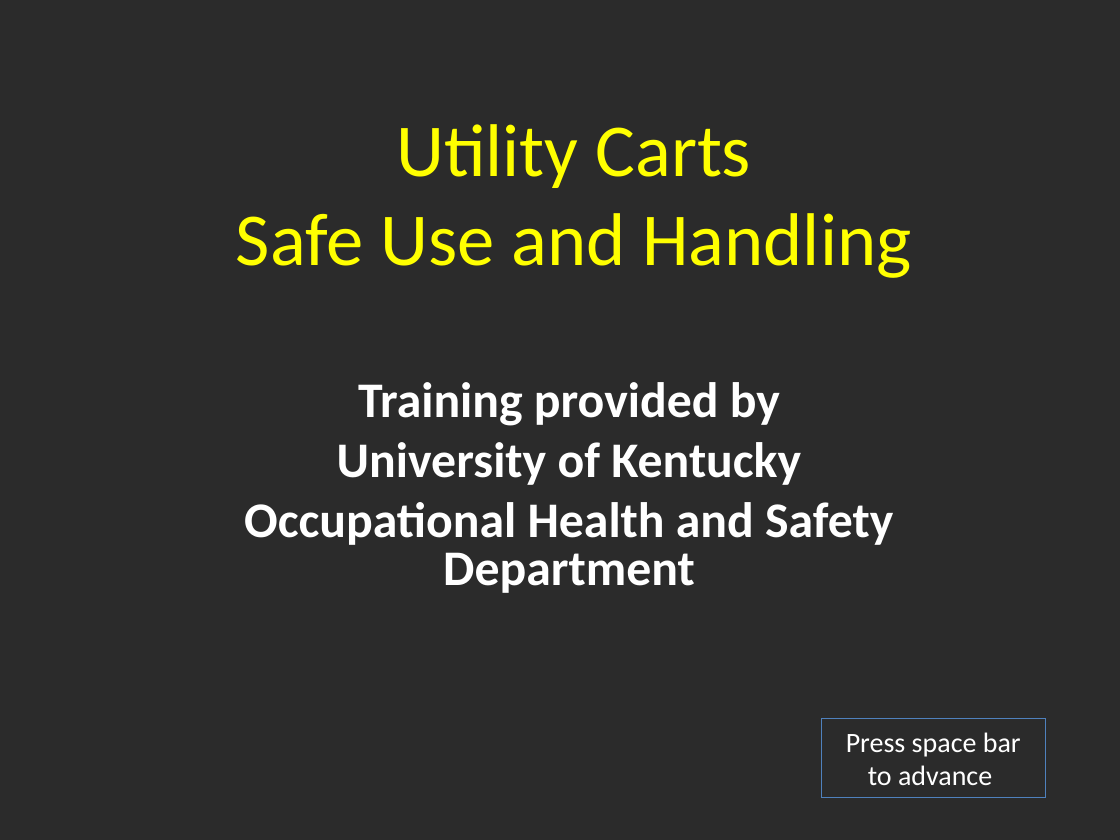
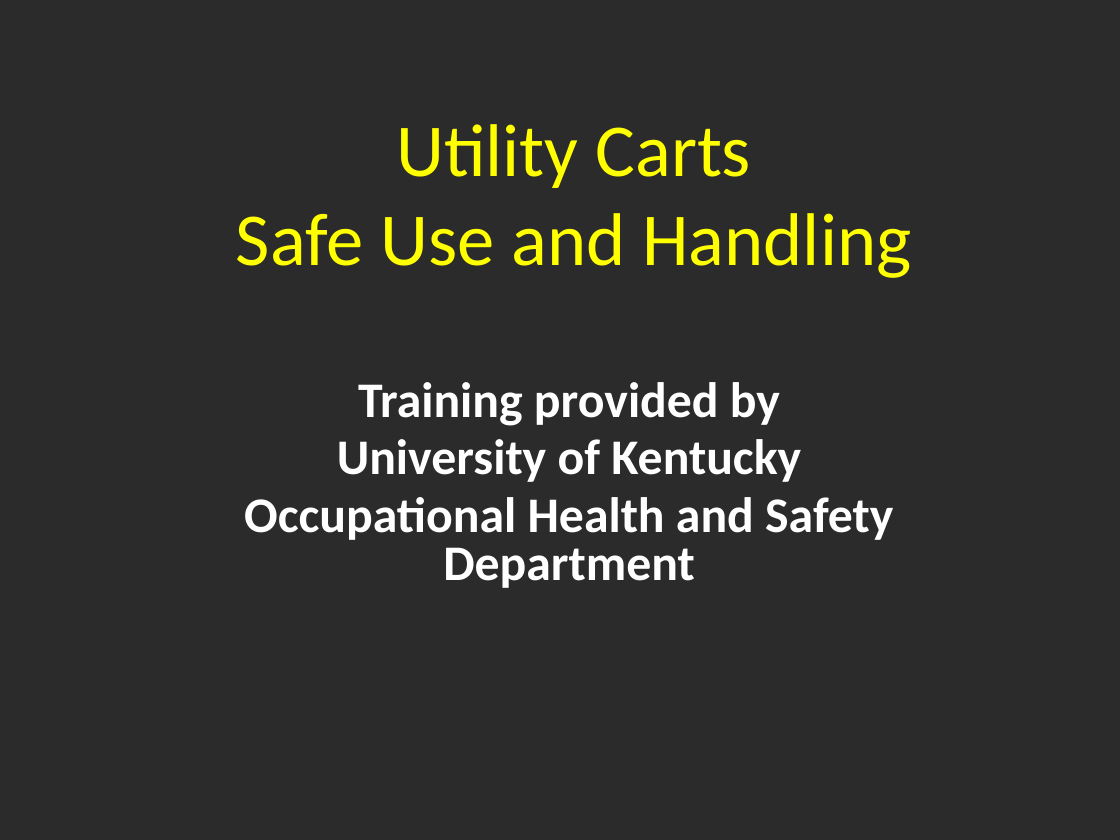
Before and after one commit to DCurrent/ehs-web, a slide deck: slide 1 of docs/ppt/train_utility_cart.pps. Drawn at 1120x840 pixels with LibreOffice and Linux fonts; fonts in the diff are those of the drawing; background and template pictures are left out; a plain dark background stands for a picture behind light text. Boxes give left, top, right and bottom in pixels: in the first picture for what was removed or moved away, otherwise in the second. Text is boxed around its words. In the diff, an @@ line names an element or a change of style, - is before the commit and + after.

Commit message:
Update utility cart material.

```diff
--- a/docs/ppt/train_utility_cart.pps
+++ b/docs/ppt/train_utility_cart.pps
@@ subtitle "Training provided by" at (x1=244, y1=382, x2=893, y2=588): less space between paragraphs @@
@@ rectangle removed at (x1=821, y1=719, x2=1045, y2=797) @@
-Press space bar to advance
```
Also in this commit, not shown: 18 other slides changed.
